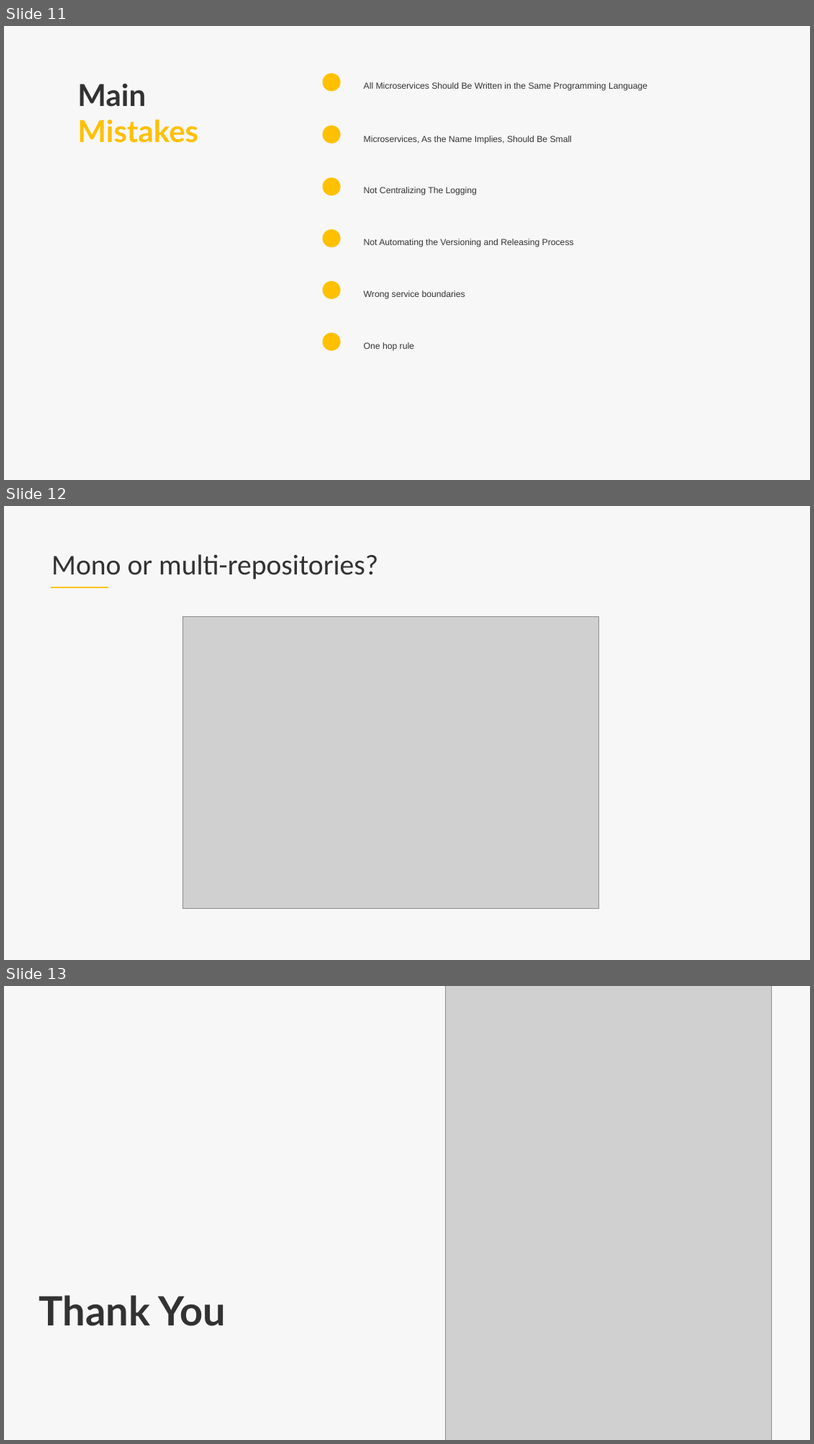
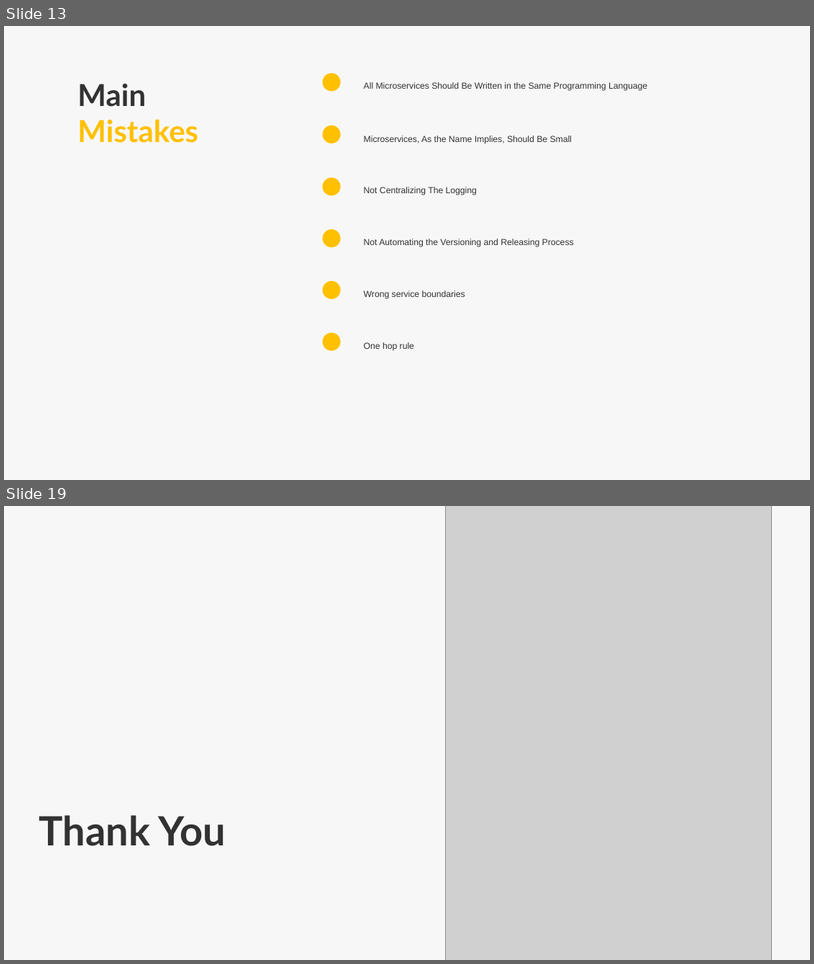
Before and after one commit to lgmorand/azure-devops-pipeline-decorators, a slide deck: presentation/Azure DevOps - pipeline decorators.pptx. Shown one above the other, each under a label of ours: slides 11, 12 and 13 before the commit, slides 13 and 19 after it; the slides between them are not shown. The pictures are 814x1444 and 814x964 pixels, drawn with LibreOffice and Linux fonts; fonts in the diff are those of the drawing; grey boxes stand for pictures; background and template pictures are left out. Boxes give left, top, right and bottom in pixels: in the first picture for what was removed or moved away, otherwise in the second. Text is boxed around its words. In the diff, an @@ line names an element or a change of style, - is before the commit and + after.

```diff
--- a/presentation/Azure DevOps - pipeline decorators.pptx
+++ b/presentation/Azure DevOps - pipeline decorators.pptx
@@ slide 12 removed at box(4, 506, 810, 960), background #F7F7F7 @@
@@ title removed at box(52, 554, 378, 579) @@
-Mono or multi-repositories?
@@ line removed from (51, 587) to (108, 587) @@
@@ picture removed at box(183, 617, 599, 908) @@
@@ what was slide 11 is now slide 13 @@
@@ what was slide 13 is now slide 19 @@
```
Also in this commit, not shown: 9 slides added, 2 other slides removed, 2 other files.
